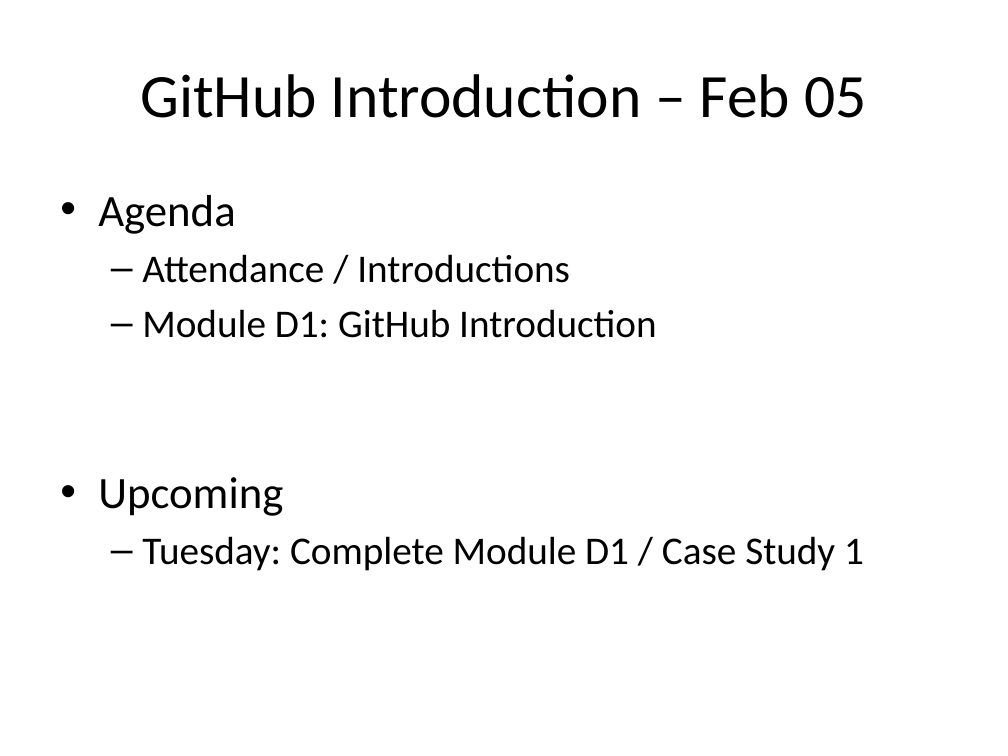
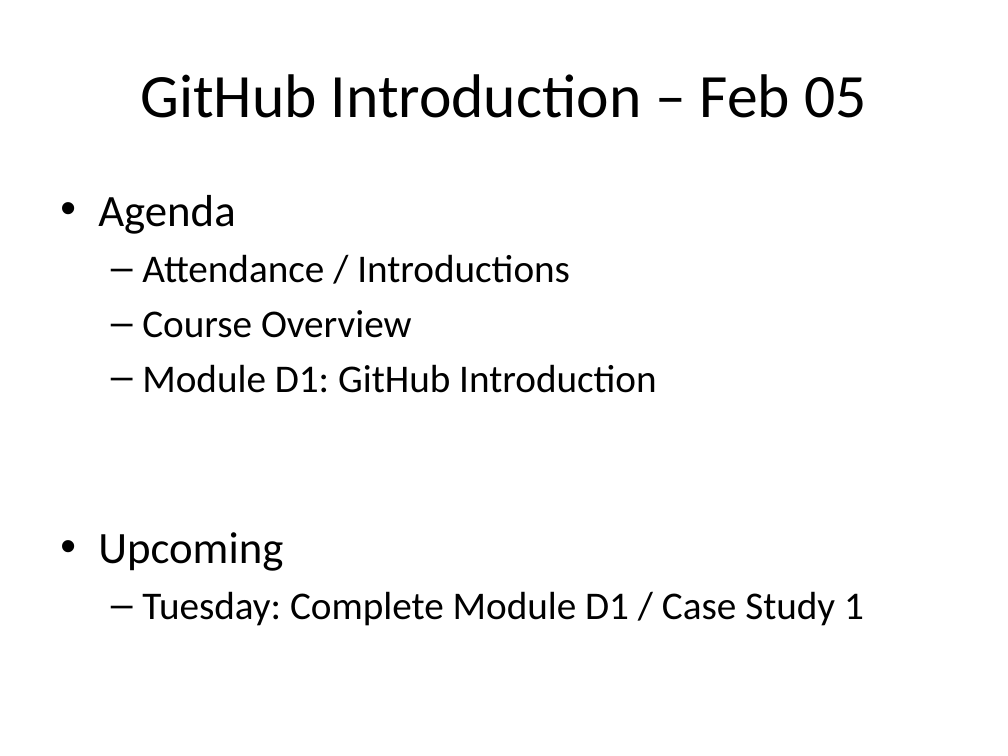
Before and after one commit to devinder23/ICS3C0A, a slide deck: slide 2 of Daily Agendas/Day1.1_GitHub Intro_Feb05.pptx. Drawn at 1008x756 pixels with LibreOffice and Linux fonts; fonts in the diff are those of the drawing. Boxes give left, top, right and bottom in pixels: in the first picture for what was removed or moved away, otherwise in the second. Text is boxed around its words. In the diff, an @@ line names an element or a change of style, - is before the commit and + after.

Commit message:
Course Intro

```diff
--- a/Daily Agendas/Day1.1_GitHub Intro_Feb05.pptx
+++ b/Daily Agendas/Day1.1_GitHub Intro_Feb05.pptx
@@ text at (142,310,412,338): paragraph added @@
+  – Course Overview
```
Also in this commit, not shown: 1 other file.
